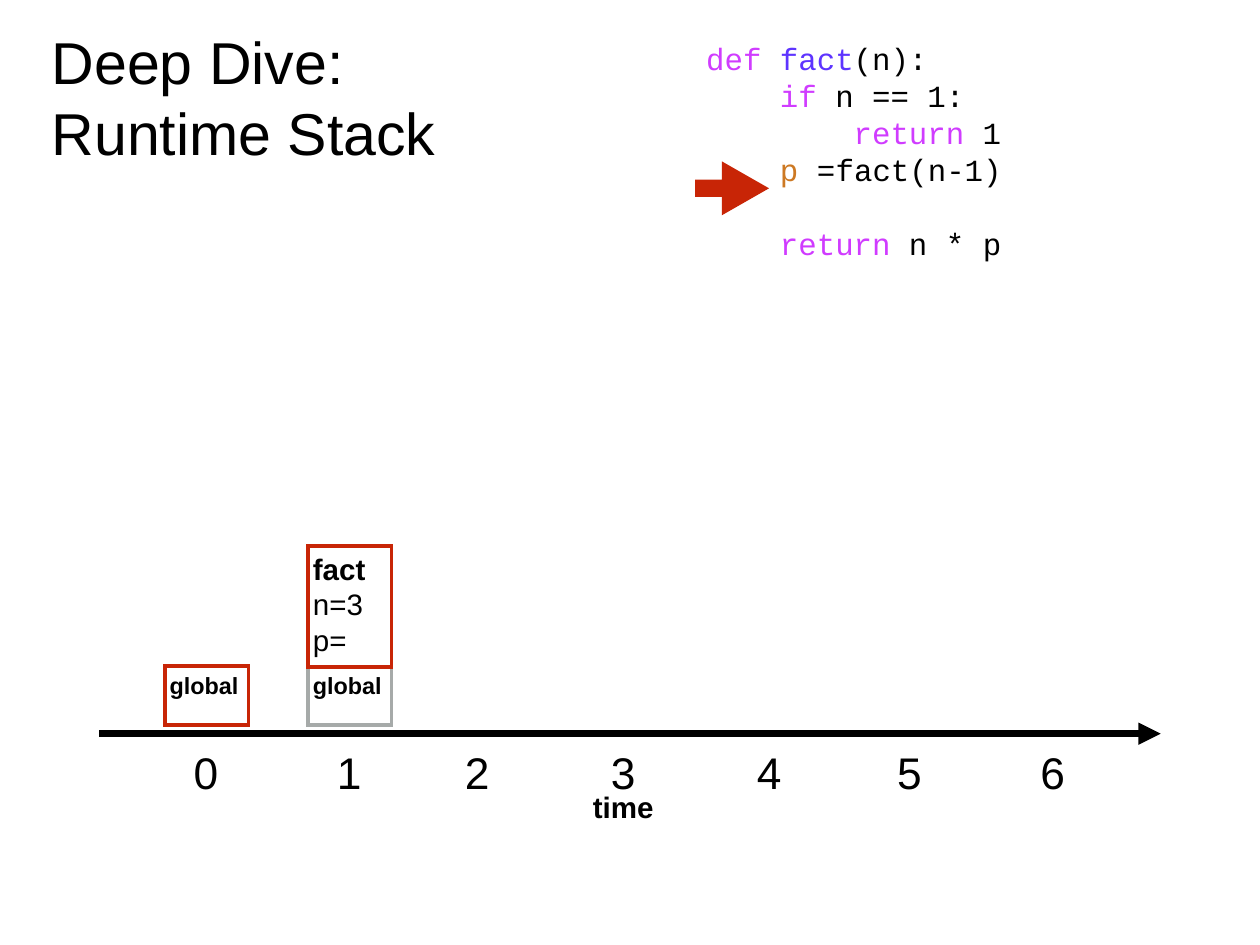
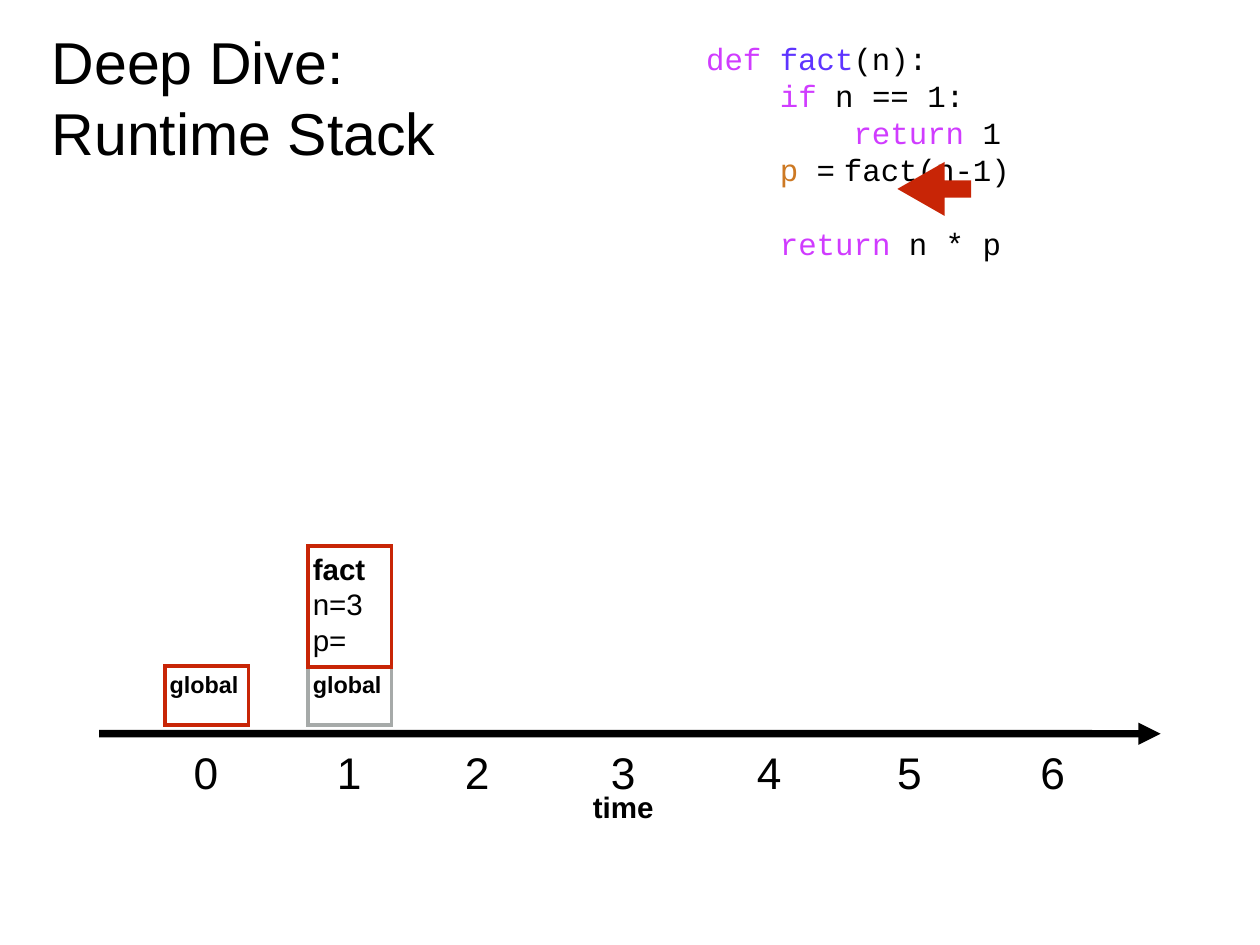
Before and after one commit to rogersjeffreyl/caraza-harter-com, a slide deck: slide 105 of tyler/meena/cs220/s20/materials/lec_23_S20.pptx (slide 99 before the commit). Drawn at 1260x945 pixels with LibreOffice and Linux fonts; fonts in the diff are those of the drawing. Boxes give left, top, right and bottom in pixels: in the first picture for what was removed or moved away, otherwise in the second. Text is boxed around its words. In the diff, an @@ line names an element or a change of style, - is before the commit and + after.

```diff
--- a/tyler/meena/cs220/s20/materials/lec_23_S20.pptx
+++ b/tyler/meena/cs220/s20/materials/lec_23_S20.pptx
@@ text "def fact(n):" rewrapped from (706, 48, 1002, 262) to (706, 48, 1010, 262) @@
@@ right arrow at (898, 162, 971, 216): proportions changed; rotation 0 to 180 degrees @@
```
Also in this commit, not shown: 99 other slides changed, 9 slides added, 5 slides removed, 1 other file.
